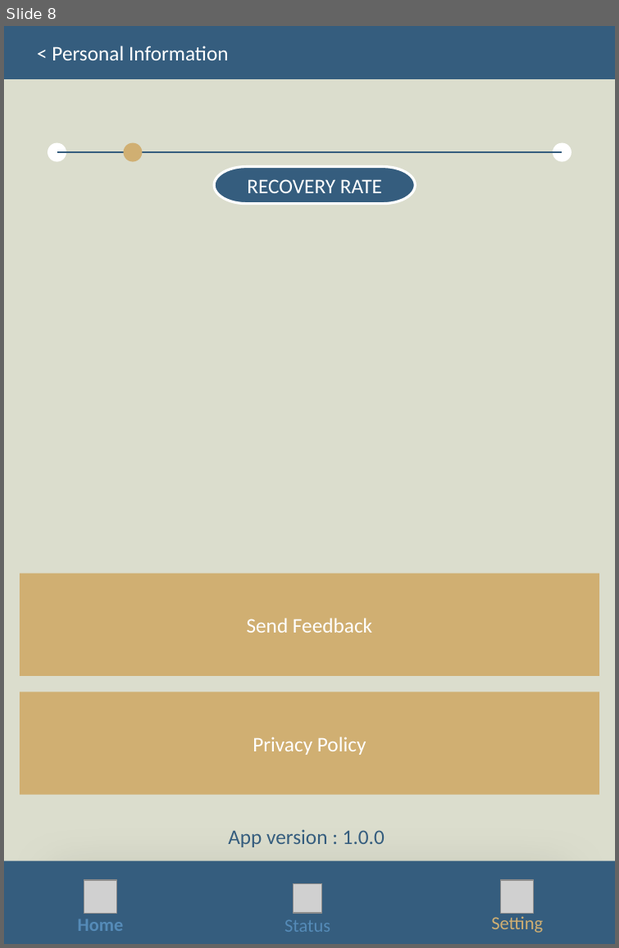
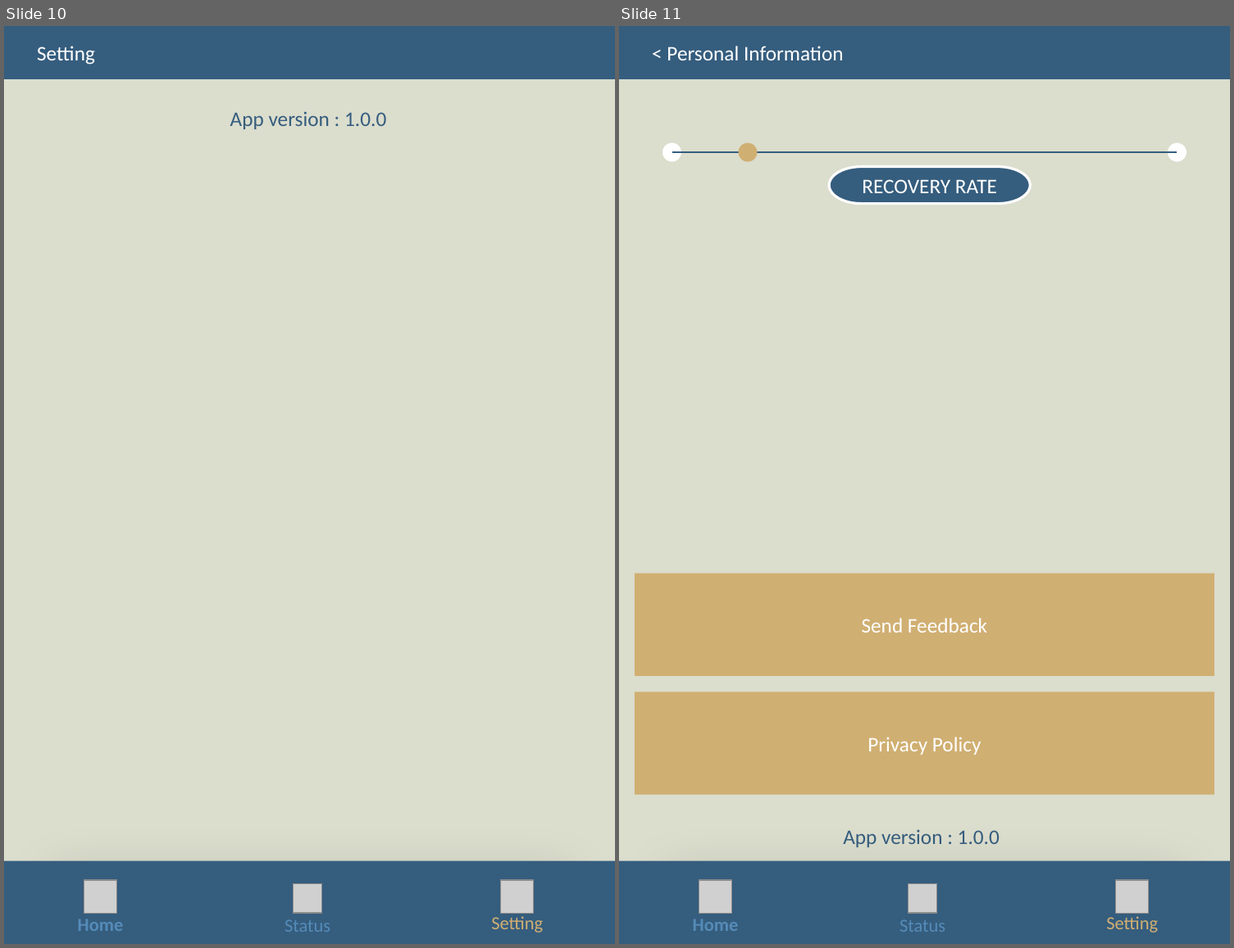
Before and after one commit to JeeIn-Park/Training-Tracker-Workout-Monitoring, a slide deck: doc/plan/version 2 - design [Auto-saved].pptx. Shown side by side, each under a label of ours: slide 8 before the commit, slides 10 and 11 after it. The pictures are 619x948 and 1234x948 pixels, drawn with LibreOffice and Linux fonts; fonts in the diff are those of the drawing; grey boxes stand for pictures. Boxes give left, top, right and bottom in pixels: in the first picture for what was removed or moved away, otherwise in the second. Text is boxed around its words. In the diff, an @@ line names an element or a change of style, - is before the commit and + after.

```diff
--- a/doc/plan/version 2 - design [Auto-saved].pptx
+++ b/doc/plan/version 2 - design [Auto-saved].pptx
@@ slide 10 added at (4,26,615,944), background #DBDDCD @@
@@ rectangle added at (4,26,615,79), fill #355D7E @@
@@ text added at (37,46,95,65), 18 pt, text #FFFFFF @@
+Setting
@@ text added at (230,111,386,129), 18 pt, text #355D7E @@
+App version : 1.0.0
@@ group added at (4,861,615,944): 3 texts, 3 pictures, 1 rectangle @@
+Home
+Status
+Setting
@@ what was slide 8 is now slide 11 @@
```
Also in this commit, not shown: 1 slide changed, 2 other slides added, 6 other files.
